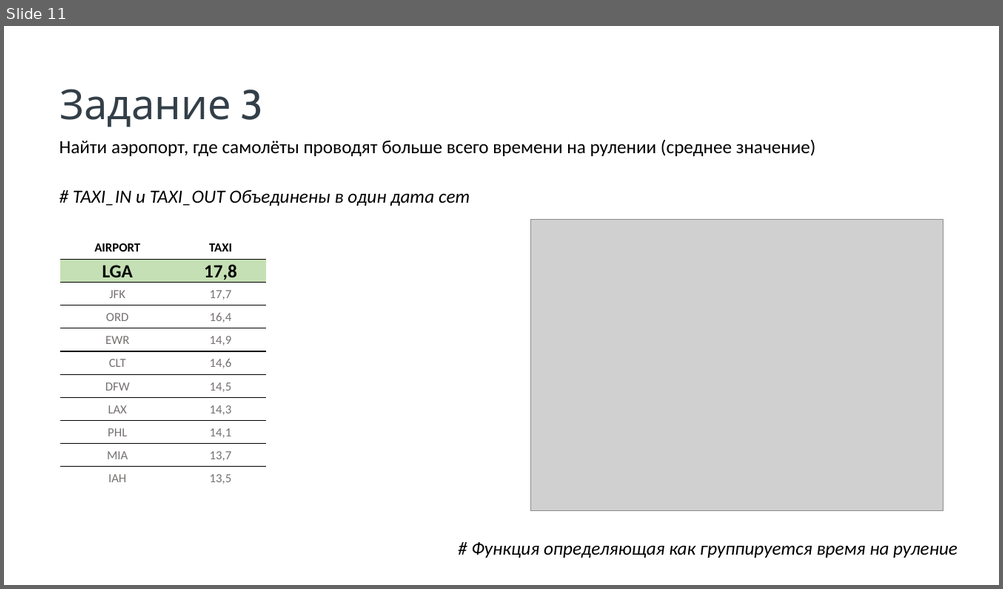
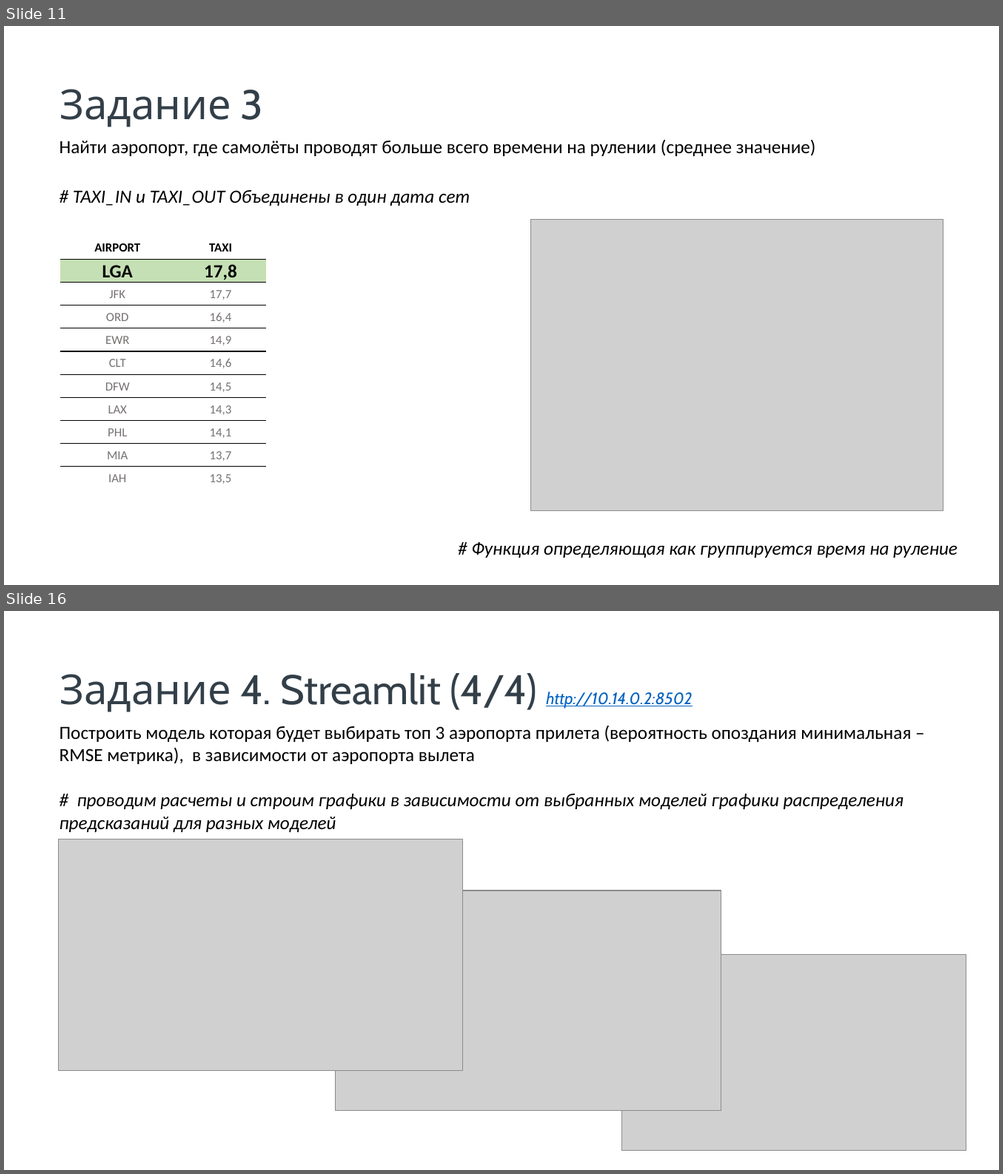
Before and after one commit to avnekrasov/Graduate_work, a slide deck: Некрасов_АВ_Школа DA_защита_проекта.pptx. Shown one above the other, each under a label of ours: slide 11 before the commit, slides 11 and 16 after it; the slides between them are not shown. The pictures are 1003x589 and 1003x1174 pixels, drawn with LibreOffice and Linux fonts; fonts in the diff are those of the drawing; grey boxes stand for pictures; background and template pictures are left out. Boxes give left, top, right and bottom in pixels: in the first picture for what was removed or moved away, otherwise in the second. Text is boxed around its words. In the diff, an @@ line names an element or a change of style, - is before the commit and + after.

```diff
--- a/Некрасов_АВ_Школа DA_защита_проекта.pptx
+++ b/Некрасов_АВ_Школа DA_защита_проекта.pptx
@@ slide 16 added at [4, 611, 999, 1170], background picture (left out) @@
@@ text added at [60, 673, 691, 712], 40 pt, text #333F48 @@
+Задание 4. Streamlit (4/4) http://10.14.0.2:8502
@@ text added at [60, 725, 910, 764], 18 pt, text #000000 @@
+Построить модель которая будет выбирать топ 3 аэропорта прилета (вероятность опоздания минимальная – RMSE метрика), в зависимости от аэропорта вылета
@@ text added at [60, 794, 903, 832], 18 pt, text #000000, italic @@
+# проводим расчеты и строим графики в зависимости от выбранных моделей графики распределения предсказаний для разных моделей
@@ picture added at [59, 840, 463, 1071] @@
@@ picture added at [336, 891, 721, 1111] @@
@@ picture added at [622, 955, 966, 1150] @@
```
Also in this commit, not shown: 3 slides changed, 1 other slide added, 5 other files.
